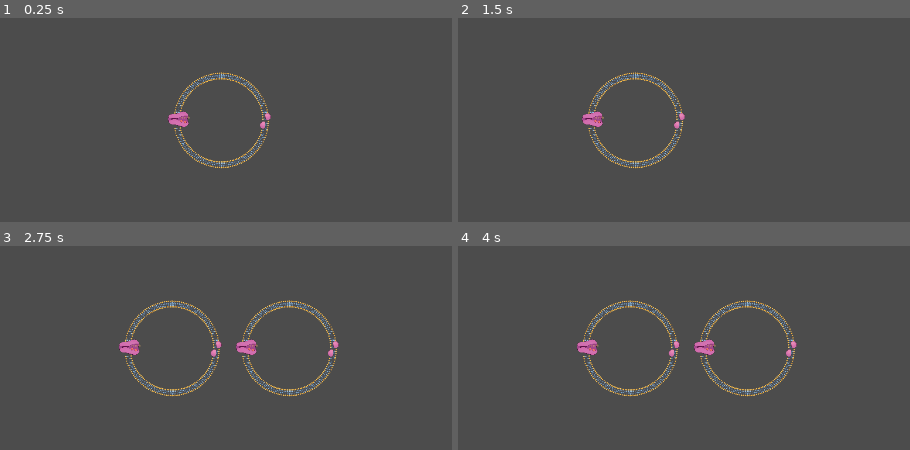
Above: before the commit, frames 1-4 (two rows, left to right).
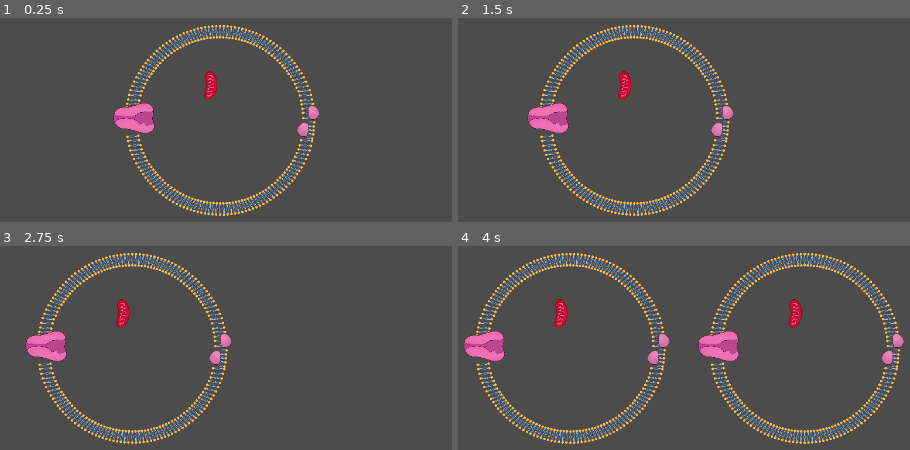
Above: after the commit, the same moments.

Repository: brunoclaudino/Cellgine
Game: Godot game, scene res://scenes/Tela.tscn
The game is run twice, just before and just after one commit, with the same random seed, the same clock (stepped at 60 frames per second) and the same inputs. The project has no main scene, so this scene is started directly. The engine's default icon, where the game draws it, is replaced by a stand-in: a white triangle on a blue panel in a dark square.
Inputs:
- Up to frame 1 (0.25 s): no input
- Up to frame 2 (1.5 s): no input
- Up to frame 3 (2.75 s): no input
- Up to frame 4 (4 s): no input

The runs differ from the first frame. In frame 1, 7.3% of the frame differs, in the area x 25-71%, y 3-98%; in frame 2, 7.3%; in frame 3, 8.7%; in frame 4, 14%, in the area x 1-99%, y 3-98%.

Commit message:
Construção das Organelas

Diff:
--- a/scenes/Celula.tscn
+++ b/scenes/Celula.tscn
@@ -22,5 +22,5 @@
 [node name="Position2D" type="Position2D" parent="."]
 
 [node name="Membrana" type="AnimatedSprite" parent="."]
-scale = Vector2( 0.1, 0.1 )
+scale = Vector2( 0.2, 0.2 )
 frames = SubResource( 1 )
--- a/scenes/proteina.tscn
+++ b/scenes/proteina.tscn
@@ -17,26 +17,27 @@
 [ext_resource path="res://assets/img/protein/bomba00.png" type="Texture" id=15]
 [ext_resource path="res://assets/img/protein/bomba12.png" type="Texture" id=16]
 [ext_resource path="res://assets/img/protein/bomba09.png" type="Texture" id=17]
+[ext_resource path="res://assets/img/protein/default.png" type="Texture" id=18]
 
-[sub_resource type="SpriteFrames" id=2]
+[sub_resource type="SpriteFrames" id=1]
 animations = [ {
-"frames": [ ExtResource( 15 ) ],
+"frames": [ ExtResource( 18 ) ],
 "loop": false,
 "name": "default",
-"speed": 5.0
-}, {
-"frames": [  ],
-"loop": true,
-"name": "invisivel",
 "speed": 5.0
 }, {
 "frames": [ ExtResource( 15 ), ExtResource( 8 ), ExtResource( 11 ), ExtResource( 5 ), ExtResource( 6 ), ExtResource( 7  …(190 unchanged characters)…
 "loop": true,
 "name": "bombaNaCl",
 "speed": 10.0
+}, {
+"frames": [  ],
+"loop": true,
+"name": "invisivel",
+"speed": 5.0
 } ]
 
-[sub_resource type="RectangleShape2D" id=1]
+[sub_resource type="RectangleShape2D" id=2]
 
 [node name="Proteina" type="Node2D"]
 script = ExtResource( 1 )
@@ -44,10 +45,10 @@
 [node name="Textura" type="AnimatedSprite" parent="."]
 rotation = -1.5708
 scale = Vector2( 0.5, 0.5 )
-frames = SubResource( 2 )
+frames = SubResource( 1 )
 playing = true
 
 [node name="RigidBody2D" type="RigidBody2D" parent="."]
 
 [node name="CollisionShape2D" type="CollisionShape2D" parent="RigidBody2D"]
-shape = SubResource( 1 )
+shape = SubResource( 2 )
--- a/scripts/Celula.gd
+++ b/scripts/Celula.gd
@@ -49,7 +49,7 @@
 	var i = 0
 	while i<13:
 		if estruturas[i] > 0:
-			carregar_estrutura(0)
+			carregar_estrutura(i)
 		i+=1
 
 func carregar_estrutura(index):                                                 # Switch para chamada de criação de organelas
@@ -63,47 +63,47 @@
 			var golgi = load('res://scenes/Golgi.tscn')
 			var temp = golgi.instance()
 			add_child(temp)
-			temp.position = $Position2D.position + Vector2(0, 250)
+			temp.position = $Position2D.position + Vector2(0, 50)
 		2:
 			var clorop = load('res://scenes/Cloroplastos.tscn')
 			var temp = clorop.instance()
 			add_child(temp)
-			temp.position = $Position2D.position + Vector2(0, 250)
+			temp.position = $Position2D.position + Vector2(0, 50)
 		3:
 			var liso = load('res://scenes/Lisossomos.tscn')
 			var temp = liso.instance()
 			add_child(temp)
-			temp.position = $Position2D.position + Vector2(200, 200)
+			temp.position = $Position2D.position + Vector2(40, 40)
 		4:
 			var mito = load('res://scenes/Mitocondria.tscn')
 			var temp = mito.instance()
 			add_child(temp)
-			temp.position = $Position2D.position + Vector2(-100, -300)
+			temp.position = $Position2D.position + Vector2(-20, -60)
 		5:
 			var peri = load('res://scenes/Peroxissomos.tscn')
 			var temp = peri.instance()
 			add_child(temp)
-			temp.position = $Position2D.position + Vector2(-300, -300)
+			temp.position = $Position2D.position + Vector2(-60, -60)
 		6:
 			var rel = load('res://scenes/REL.tscn')
 			var temp = rel.instance()
 			add_child(temp)
-			temp.position = $Position2D.position + Vector2(100, 300)
+			temp.position = $Position2D.position + Vector2(20, 60)
 		7:
 			var rer = load('res://scenes/RER.tscn')
 			var temp = rer.instance()
 			add_child(temp)
-			temp.position = $Position2D.position + Vector2(-200, 300)
+			temp.position = $Position2D.position + Vector2(-40, 60)
 		8:
 			var ribo = load('res://scenes/Ribossomos.tscn')
 			var temp = ribo.instance()
 			add_child(temp)
-			temp.position = $Position2D.position + Vector2(-100, 0)
+			temp.position = $Position2D.position + Vector2(-20, 0)
 		9:
 			var vac = load('res://scenes/Vacuolo.tscn')
 			var temp = vac.instance()
 			add_child(temp)
-			temp.position = $Position2D.position + Vector2(200, 200)
+			temp.position = $Position2D.position + Vector2(40, 40)
 		10:
 			pass
 		11:
--- a/scripts/Mitocondria.gd
+++ b/scripts/Mitocondria.gd
@@ -10,7 +10,6 @@
 
 # Called when the node enters the scene tree for the first time.
 func _ready():
-	$Sprite.texture = spt
 	pass # Replace with function body.
 
 
--- a/scripts/Tela.gd
+++ b/scripts/Tela.gd
@@ -21,7 +21,7 @@
 	var i = 0
 	var a = pos_inici
 	var b = pos_inici
-	while i < 100:
+	while i < 200:
 		inicial.mudar_pos(a, -1, 0)                                             # Mudar a posição para a esquerda
 		duplicata.mudar_pos(b, 1, 0)                                            # Muda a posição antes de deixar visivel
 		a += Vector2(-1, 0)
@@ -29,3 +29,5 @@
 		yield(get_tree().create_timer(0.01), "timeout")
 		i+=1
 	duplicata.voltar_textura()                                                  # Deixa a membrana visivel
+	duplicata.estruturas = inicial.copiar_estruturas()
+	duplicata.construir_estruturas()
Binary file added: assets/img/potassio.png
Not shown, added: assets/img/potassio.png.import
Binary file added: assets/img/protein/default.png
Not shown, added: assets/img/protein/default.png.import
Not shown: 1 places in scenes/proteina.tscn that only renumber resources
Not shown, changed: assets/img/protein/Bomba sódio potássio-20210429T192049Z-001.zip
